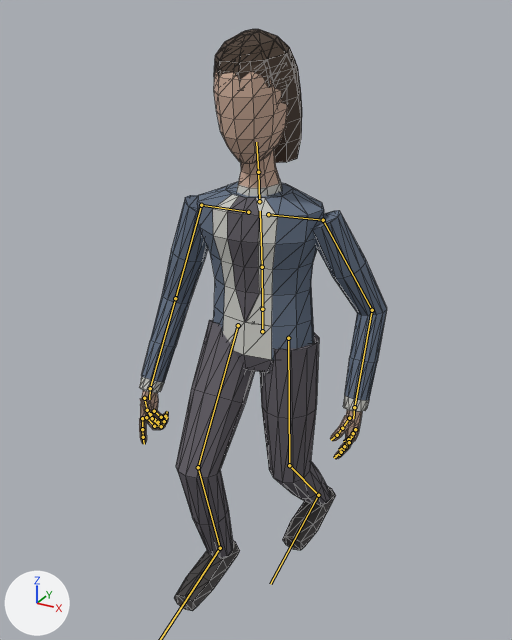
Renders of the glTF model assets/models/characters/player.glb from each side of a commit.
Camera for both pictures: a 50 mm camera at (0.878, -1.655, 1.657) aimed at (-0.024, -0.014, 0.836). Arrows for +X, +Y and +Z are at lower left; the lights stay in place. The picture after the commit comes second. Both versions are drawn at frame 20 of the action 'walk'; the numbers are the values there. The bones that bend it are drawn over the model as lines. Mesh edges are drawn as thin lines.

Objects in the first picture: 'Body', 'Hair_Bald', 'Hair_Long', 'Hair_Short'.
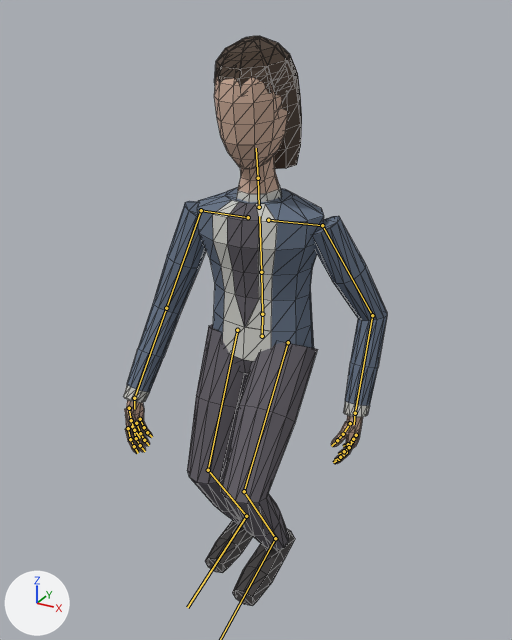
What differs and where, as boxes [x1, y1, x2, y2] in the pictures (512 x 640 px):
'Body', posed (6% wider)
    before: [139, 70, 387, 611]
    after: [124, 77, 387, 606]
'Hair_Long', posed
    before: [214, 29, 302, 163]
    after: [214, 36, 302, 169]
'Hair_Bald', posed
    before: [215, 52, 271, 87]
    after: [216, 58, 271, 93]
'Hair_Short', posed
    before: [214, 59, 296, 76]
    after: [215, 67, 296, 82]
bone 'Hips', root to tip
    before: (262, 331) to (262, 309)
    after: (262, 336) to (262, 314)
bone 'Head', root to tip
    before: (258, 172) to (256, 142)
    after: (258, 178) to (256, 148)
bone 'UpperArm.L', root to tip
    before: (323, 220) to (372, 310)
    after: (322, 225) to (372, 315)
bone 'Forearm.L', root to tip
    before: (372, 310) to (354, 407)
    after: (372, 315) to (355, 413)
bone 'Index3.L', root to tip
    before: (339, 454) to (334, 458)
    after: (339, 459) to (333, 462)
bone 'Middle2.L', root to tip
    before: (346, 447) to (341, 452)
    after: (346, 452) to (340, 457)
bone 'Ring2.L', root to tip
    before: (349, 442) to (344, 446)
    after: (349, 447) to (344, 451)
bone 'UpperArm.R', root to tip
    before: (201, 205) to (175, 298)
    after: (201, 210) to (166, 308)
bone 'Forearm.R', root to tip
    before: (175, 298) to (150, 388)
    after: (166, 308) to (134, 398)
bone 'Hand.R', root to tip
    before: (150, 388) to (149, 399)
    after: (134, 398) to (134, 409)
bone 'Index1.R', root to tip
    before: (142, 418) to (142, 429)
    after: (128, 428) to (130, 439)
bone 'Index2.R', root to tip
    before: (142, 429) to (143, 437)
    after: (130, 439) to (134, 446)
bone 'Middle1.R', root to tip
    before: (146, 417) to (154, 426)
    after: (132, 426) to (136, 438)
bone 'Middle2.R', root to tip
    before: (154, 426) to (161, 426)
    after: (136, 438) to (140, 445)
bone 'Middle3.R', root to tip
    before: (161, 426) to (165, 422)
    after: (140, 445) to (145, 451)
bone 'Pinky1.R', root to tip
    before: (154, 411) to (161, 417)
    after: (140, 419) to (144, 427)
bone 'Pinky2.R', root to tip
    before: (161, 417) to (165, 416)
    after: (144, 427) to (147, 432)
bone 'Pinky3.R', root to tip
    before: (165, 416) to (167, 411)
    after: (147, 432) to (152, 437)
bone 'Ring1.R', root to tip
    before: (150, 414) to (158, 422)
    after: (136, 423) to (140, 433)
bone 'Ring2.R', root to tip
    before: (158, 422) to (164, 421)
    after: (140, 433) to (144, 440)
bone 'Ring3.R', root to tip
    before: (164, 421) to (167, 417)
    after: (144, 440) to (149, 445)
bone 'Thumb1.R', root to tip
    before: (144, 398) to (147, 410)
    after: (129, 408) to (131, 420)
bone 'Thigh.L', root to tip
    before: (288, 338) to (289, 465)
    after: (288, 342) to (244, 491)
bone 'Shin.L', root to tip
    before: (289, 465) to (318, 495)
    after: (244, 491) to (275, 538)
bone 'Thigh.R', root to tip
    before: (238, 325) to (198, 467)
    after: (237, 330) to (208, 470)
bone 'Shin.R', root to tip
    before: (198, 467) to (220, 548)
    after: (208, 470) to (246, 516)

What the commit changed:
Bone 'Hips' (bone_hips) moves from (-0.009, -0.083, 0.0) to (-0.01, -0.098, 0.0).
Bone 'Head' (bone_head) turns from (4, 0, 0) to (3, 0, 0) degrees about its own x, y and z.
Bone 'UpperArm.L' (bone_upperarm_l) turns from (-15, 31, -15) to (-14, 31, -13) degrees about its own x, y and z.
Bone 'Forearm.L' (bone_forearm_l) turns from (31, 0, 0) to (32, 0, 0) degrees about its own x, y and z.
Bone 'Index3.L' (bone_index3_l) turns from (0, 0, -10) to (0, 0, -11) degrees about its own x, y and z.
Bone 'Middle2.L' (bone_middle2_l) turns from (0, 0, -15) to (0, 0, -17) degrees about its own x, y and z.
Bone 'Ring2.L' (bone_ring2_l) turns from (0, 0, -16) to (0, 0, -18) degrees about its own x, y and z.
Bone 'UpperArm.R' (bone_upperarm_r) turns from (9, -22, 9) to (18, -20, 5) degrees about its own x, y and z.
Bone 'Forearm.R' (bone_forearm_r) turns from (14, 0, 0) to (6, 0, 0) degrees about its own x, y and z.
Bone 'Hand.R' (bone_hand_r) turns from (-24, 32, 0) to (-30, 34, 2) degrees about its own x, y and z.
Bone 'Index1.R' (bone_index1_r) turns from (0, 0, 6) to (0, 0, 18) degrees about its own x, y and z.
Bone 'Index2.R' (bone_index2_r) turns from (0, 0, 5) to (0, 0, 16) degrees about its own x, y and z.
Bone 'Middle1.R' (bone_middle1_r) turns from (0, 0, 56) to (0, 0, 20) degrees about its own x, y and z.
Bone 'Middle2.R' (bone_middle2_r) turns from (0, 0, 49) to (0, 0, 17) degrees about its own x, y and z.
Bone 'Middle3.R' (bone_middle3_r) turns from (0, 0, 35) to (0, 0, 12) degrees about its own x, y and z.
Bone 'Pinky1.R' (bone_pinky1_r) turns from (0, 0, 62) to (0, 0, 22) degrees about its own x, y and z.
Bone 'Pinky2.R' (bone_pinky2_r) turns from (0, 0, 55) to (0, 0, 19) degrees about its own x, y and z.
Bone 'Pinky3.R' (bone_pinky3_r) turns from (0, 0, 39) to (0, 0, 14) degrees about its own x, y and z.
Bone 'Ring1.R' (bone_ring1_r) turns from (0, 0, 58) to (0, 0, 21) degrees about its own x, y and z.
Bone 'Ring2.R' (bone_ring2_r) turns from (0, 0, 51) to (0, 0, 18) degrees about its own x, y and z.
Bone 'Ring3.R' (bone_ring3_r) turns from (0, 0, 37) to (0, 0, 13) degrees about its own x, y and z.
Bone 'Thumb1.R' (bone_thumb1_r) turns from (0, 0, 17) to (0, 0, 10) degrees about its own x, y and z.
Bone 'Thigh.L' (bone_thigh_l) turns from (-4, -5, 2) to (39, -5, 1) degrees about its own x, y and z.
Bone 'Shin.L' (bone_shin_l) turns from (-33, 0, 0) to (-66, 0, 0) degrees about its own x, y and z.
Bone 'Foot.L' (bone_foot_l) turns from (34, 1, -3) to (23, 1, -3) degrees about its own x, y and z.
Bone 'Thigh.R' (bone_thigh_r) turns from (29, 1, 1) to (20, 0, 1) degrees about its own x, y and z.
Bone 'Shin.R' (bone_shin_r) turns from (-38, 0, 0) to (-49, 0, 0) degrees about its own x, y and z.
Bone 'Foot.R' (bone_foot_r) turns from (9, -2, 2) to (28, -2, 2) degrees about its own x, y and z.
